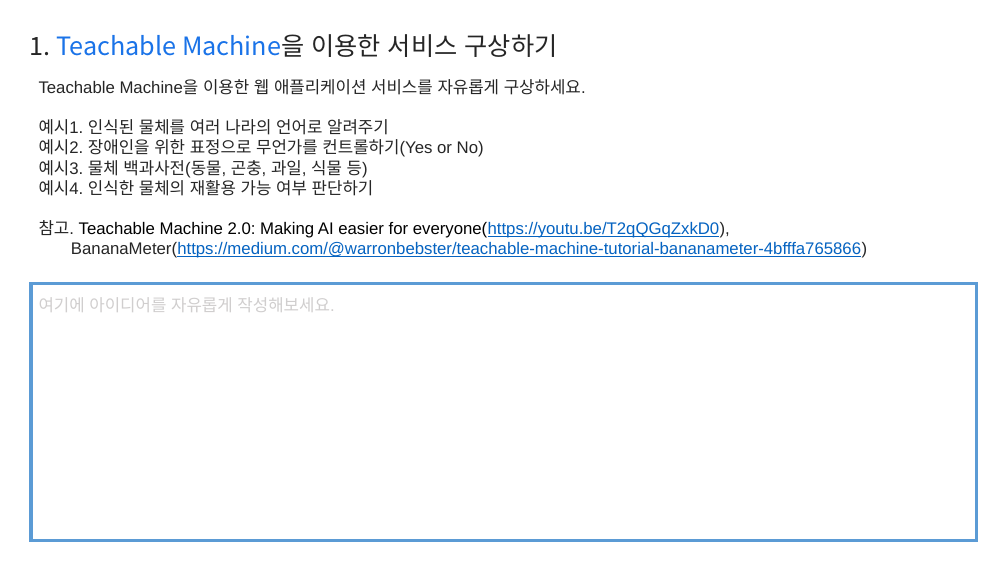
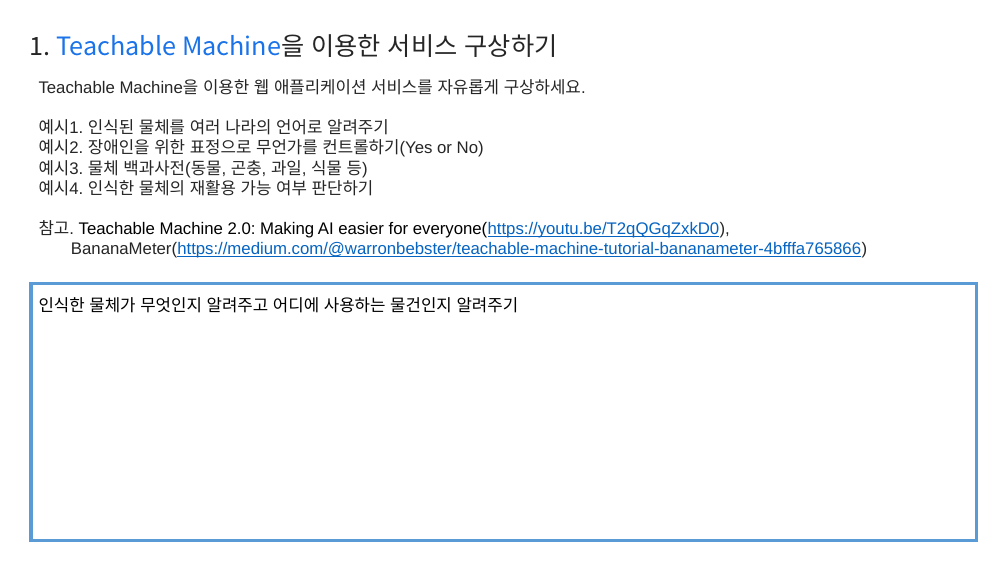
Before and after one commit to hanjisoo801/template, a slide deck: slide 2 of Report.pptx. Drawn at 1008x567 pixels with LibreOffice and Linux fonts; fonts in the diff are those of the drawing. Boxes give left, top, right and bottom in pixels: in the first picture for what was removed or moved away, otherwise in the second. Text is boxed around its words. In the diff, an @@ line names an element or a change of style, - is before the commit and + after.

```diff
--- a/Report.pptx
+++ b/Report.pptx
@@ text at [39, 297, 519, 313]: text changed; text colour #D0CECE to #000000 @@
-여기에 아이디어를 자유롭게 작성해보세요.
+인식한 물체가 무엇인지 알려주고 어디에 사용하는 물건인지 알려주기
```
Also in this commit, not shown: 2 other slides changed.
